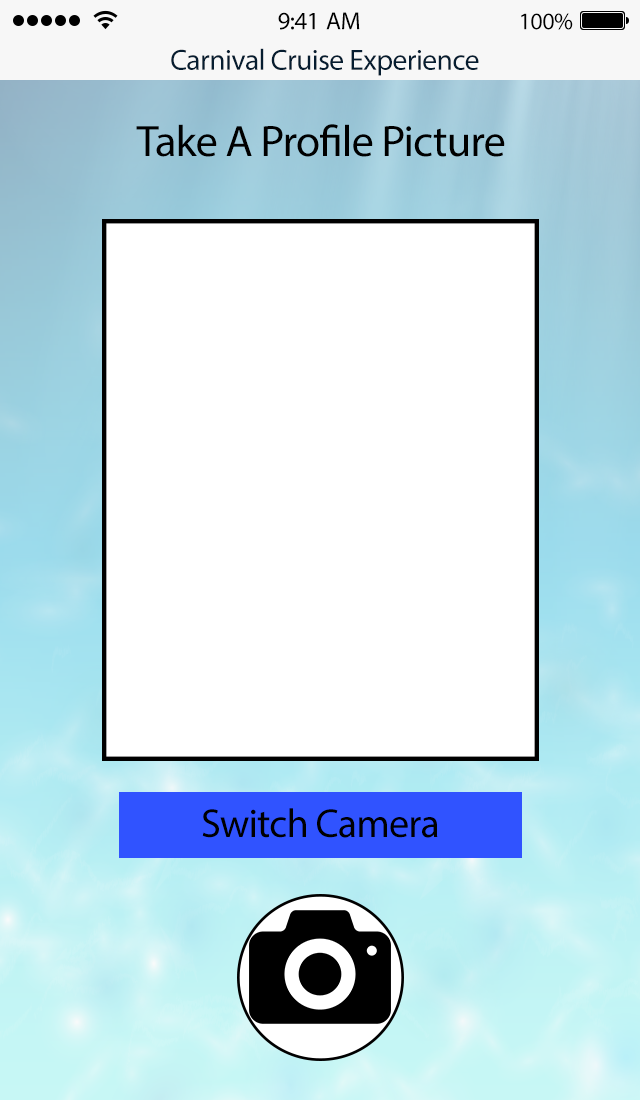
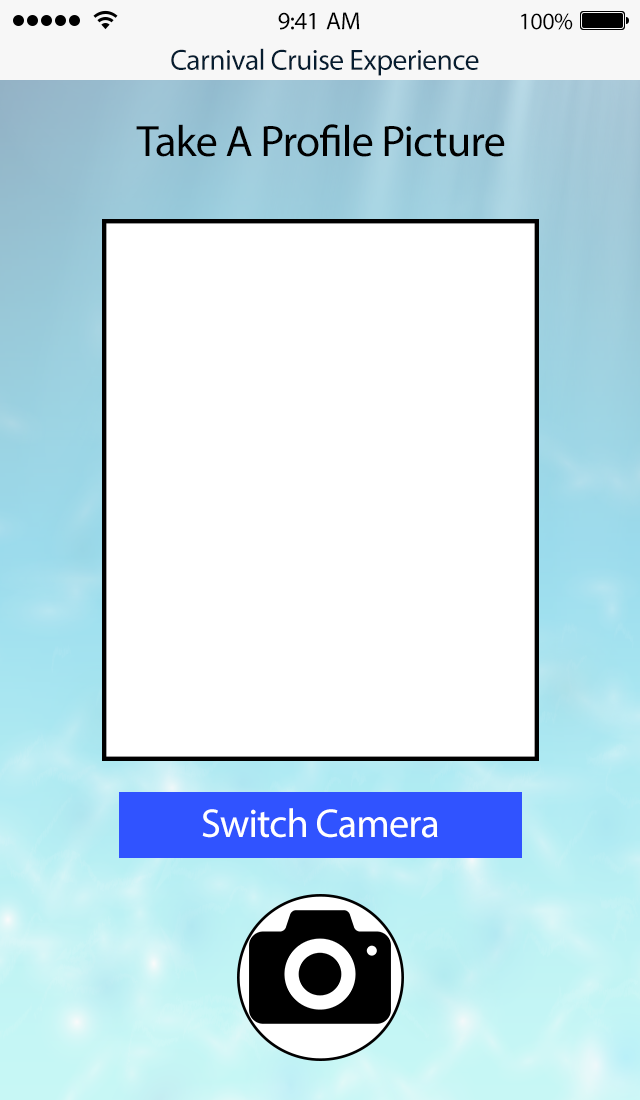
Two versions of the same layered image (640 × 1100). Layer-by-layer changes:
pixels changed over 202, 808, 438, 838 (layer not identified)
